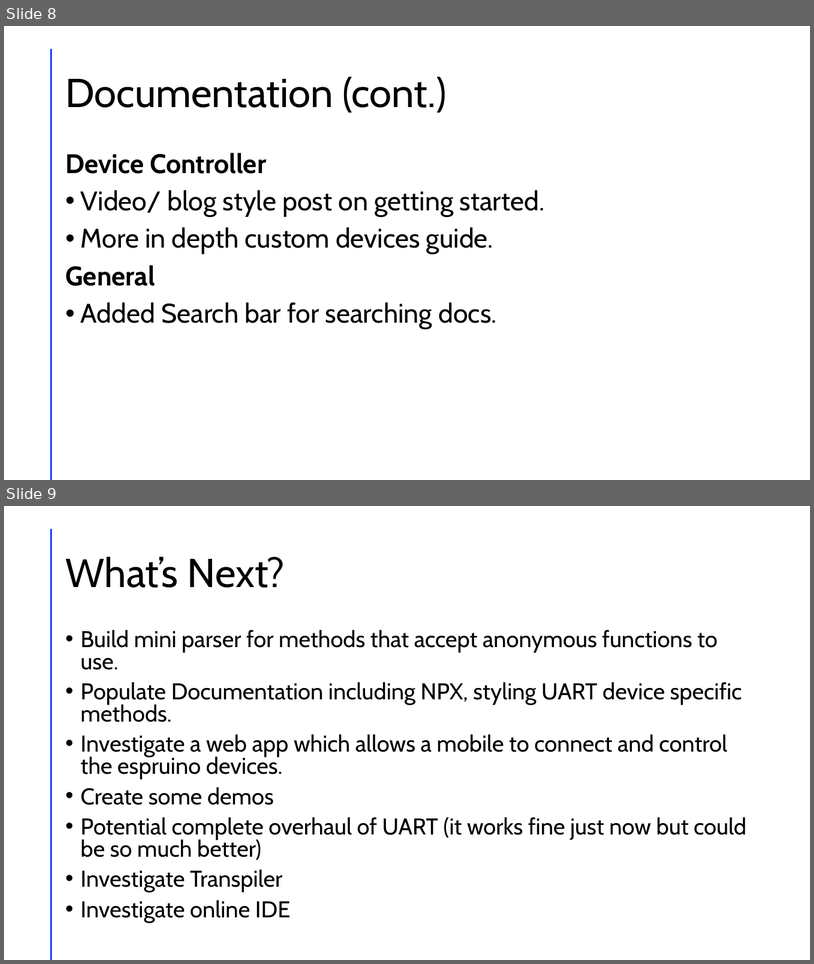
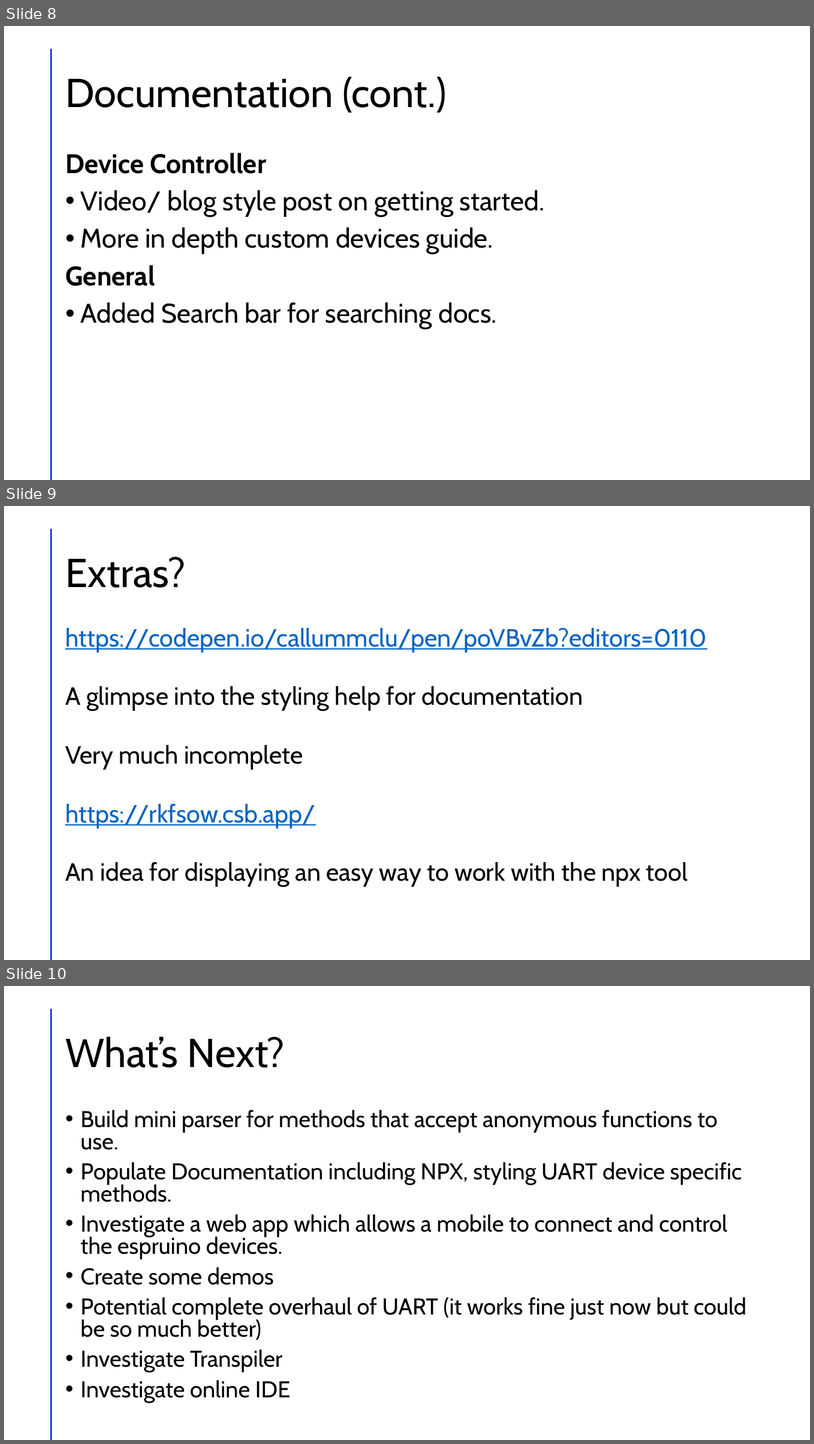
Before and after one commit to callummclu/dissertation, a slide deck: meetings/week 6/week6_presentation.pptx. Shown one above the other, each under a label of ours: slides 8 and 9 before the commit, slides 8, 9 and 10 after it. The pictures are 814x964 and 814x1444 pixels, drawn with LibreOffice and Linux fonts; fonts in the diff are those of the drawing. Boxes give left, top, right and bottom in pixels: in the first picture for what was removed or moved away, otherwise in the second. Text is boxed around its words. In the diff, an @@ line names an element or a change of style, - is before the commit and + after.

Commit message:
updated presentation

```diff
--- a/meetings/week 6/week6_presentation.pptx
+++ b/meetings/week 6/week6_presentation.pptx
@@ slide 9 added at bbox=[4, 506, 810, 960], background #FFFFFF; not listed: 1 template element that a slide beside it also shows @@
@@ title added at bbox=[65, 556, 185, 588], 48 pt, text #000000 @@
+Extras?
@@ text added at bbox=[65, 628, 707, 886], 29.6 pt, text #000000 @@
+https://codepen.io/callummclu/pen/poVBvZb?editors=0110
+A glimpse into the styling help for documentation
+Very much incomplete
+https://rkfsow.csb.app/
+An idea for displaying an easy way to work with the npx tool
@@ what was slide 9 is now slide 10 @@
```
